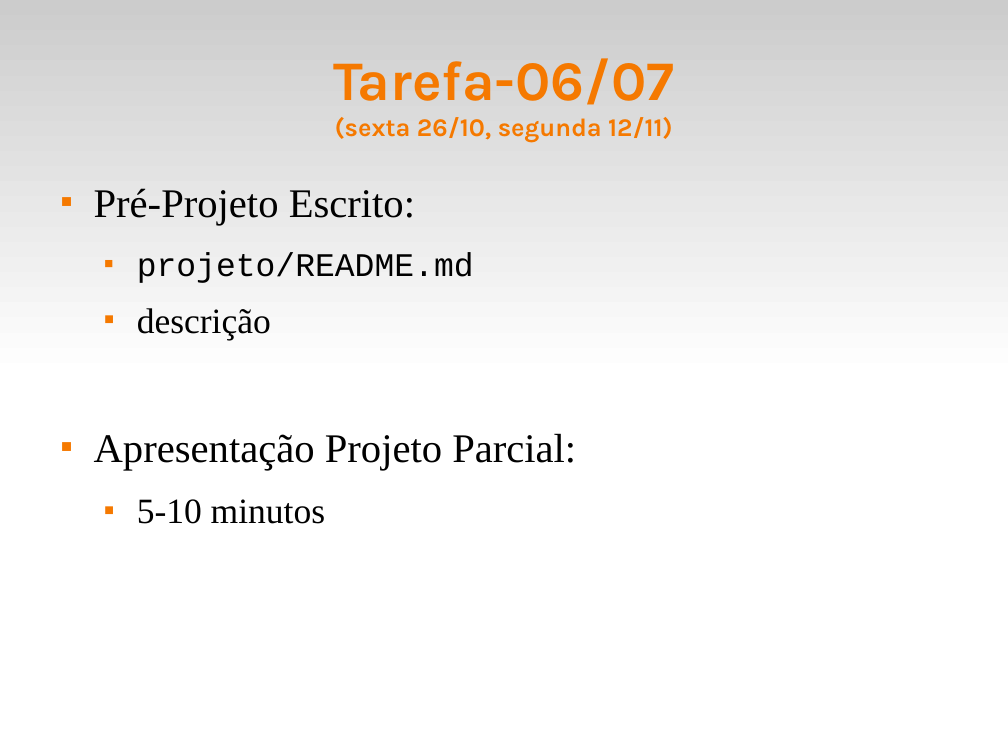
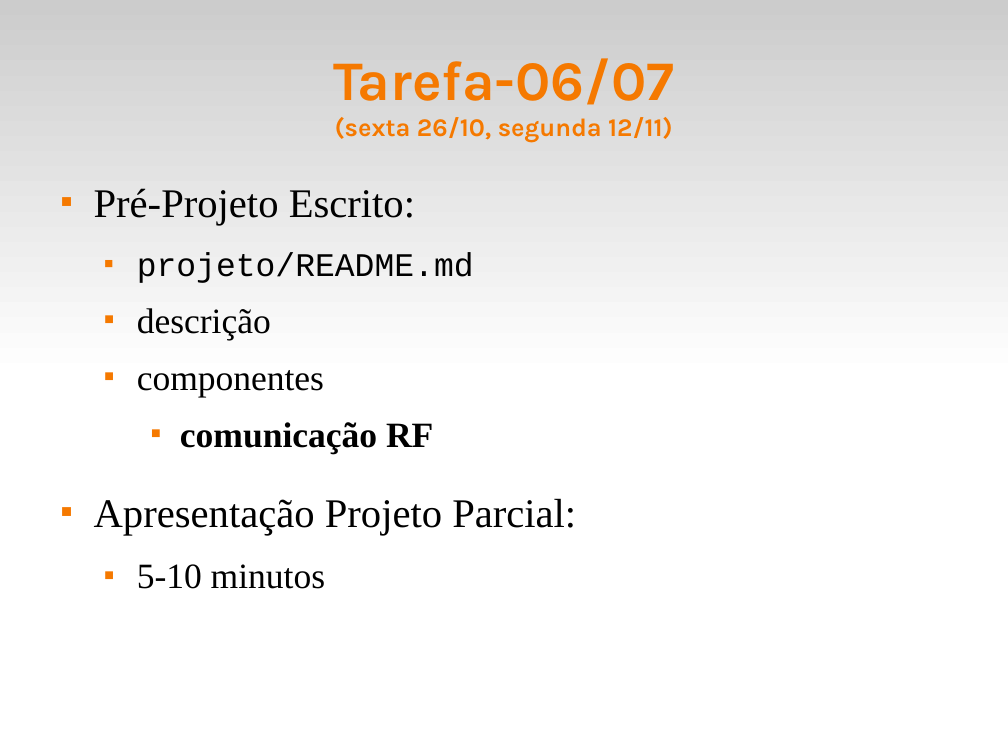
Before and after one commit to fsantanna-uerj/SE, a slide deck: slide 14 of Slides/se-00-intro.odp. Drawn at 1008x756 pixels with LibreOffice and Linux fonts; fonts in the diff are those of the drawing. Boxes give left, top, right and bottom in pixels: in the first picture for what was removed or moved away, otherwise in the second. Text is boxed around its words. In the diff, an @@ line names an element or a change of style, - is before the commit and + after.

```diff
--- a/Slides/se-00-intro.odp
+++ b/Slides/se-00-intro.odp
@@ text at [137,370,433,454]: paragraphs added @@
+  ■ componentes
+    ■ comunicação RF
```
Also in this commit, not shown: 3 other files.
